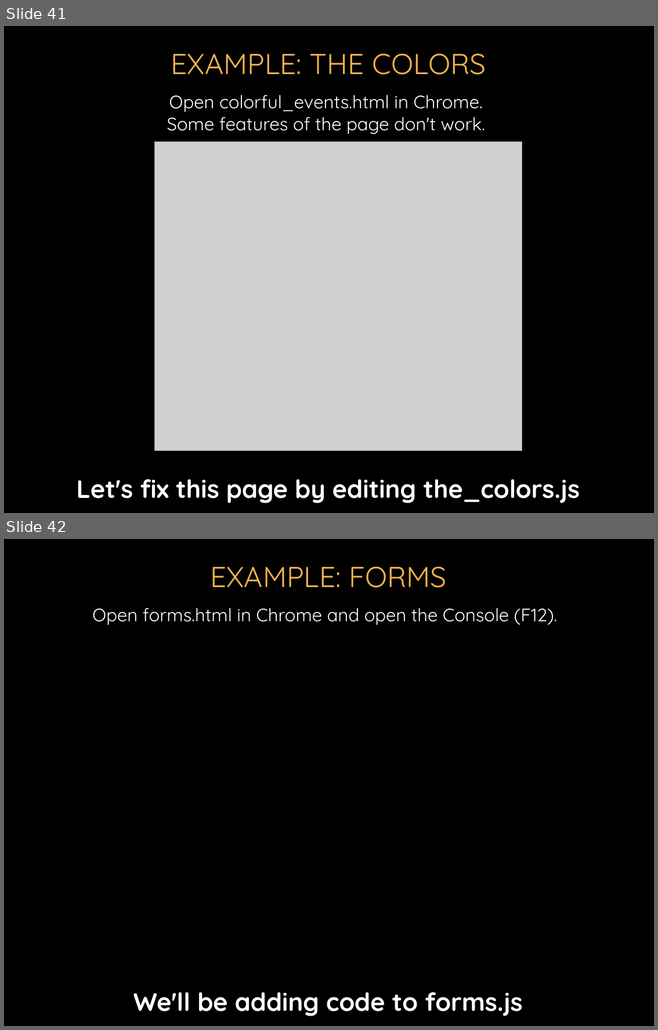
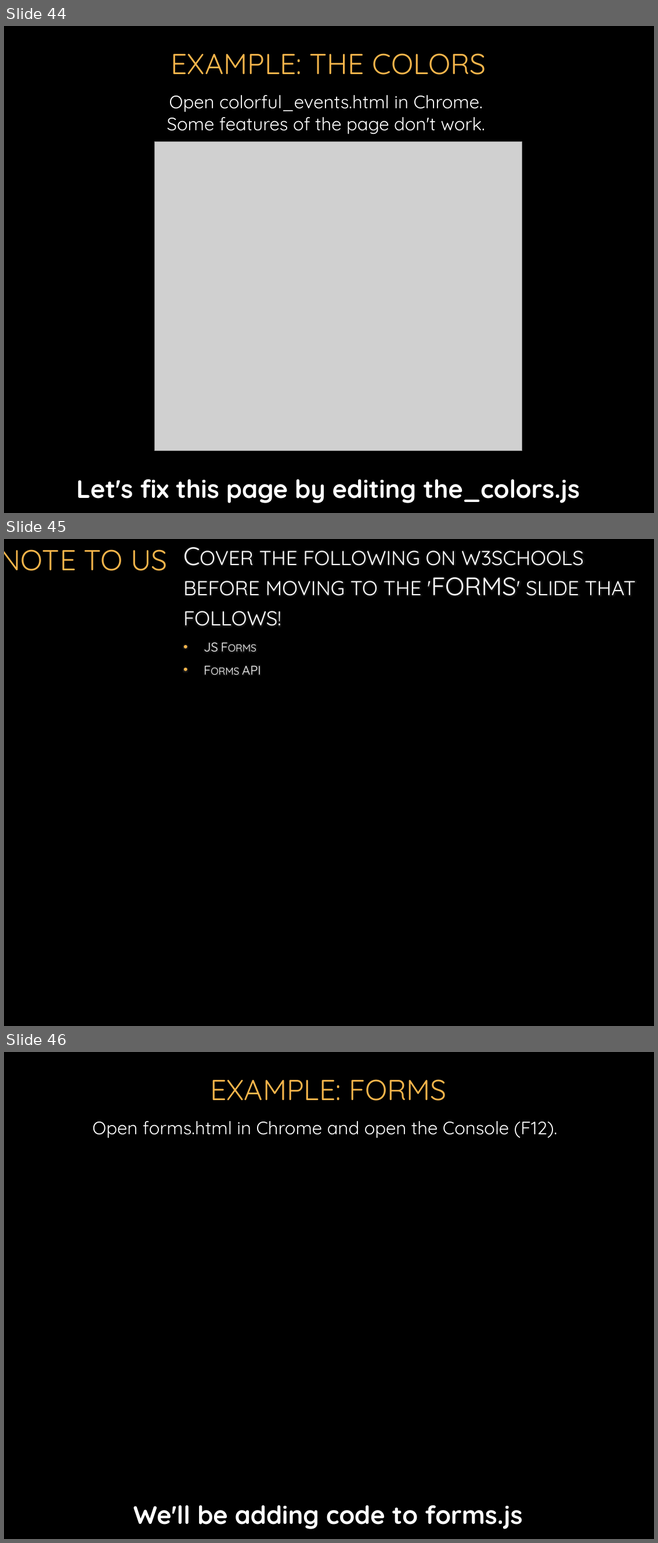
Before and after one commit to donfreiday/cpsc330-js, a slide deck: Javascript.pptx. Shown one above the other, each under a label of ours: slides 41 and 42 before the commit, slides 44, 45 and 46 after it. The pictures are 658x1030 and 658x1543 pixels, drawn with LibreOffice and Linux fonts; fonts in the diff are those of the drawing; grey boxes stand for pictures; background and template pictures are left out. Boxes give left, top, right and bottom in pixels: in the first picture for what was removed or moved away, otherwise in the second. Text is boxed around its words. In the diff, an @@ line names an element or a change of style, - is before the commit and + after.

```diff
--- a/Javascript.pptx
+++ b/Javascript.pptx
@@ slide 45 added at [4, 539, 654, 1026], background picture (left out) @@
@@ title added at [4, 549, 168, 571], 32 pt, text #F4B54B @@
+NOTE TO US
@@ text added at [183, 551, 636, 675], 28 pt, text #FFFFFF, small capitals @@
+Cover the following on w3schools before moving to the 'FORMS' slide that follows!
+• JS Forms
+• Forms API
@@ what was slide 41 is now slide 44 @@
@@ what was slide 42 is now slide 46 @@
```
Also in this commit, not shown: 3 other slides added, 2 other files.
